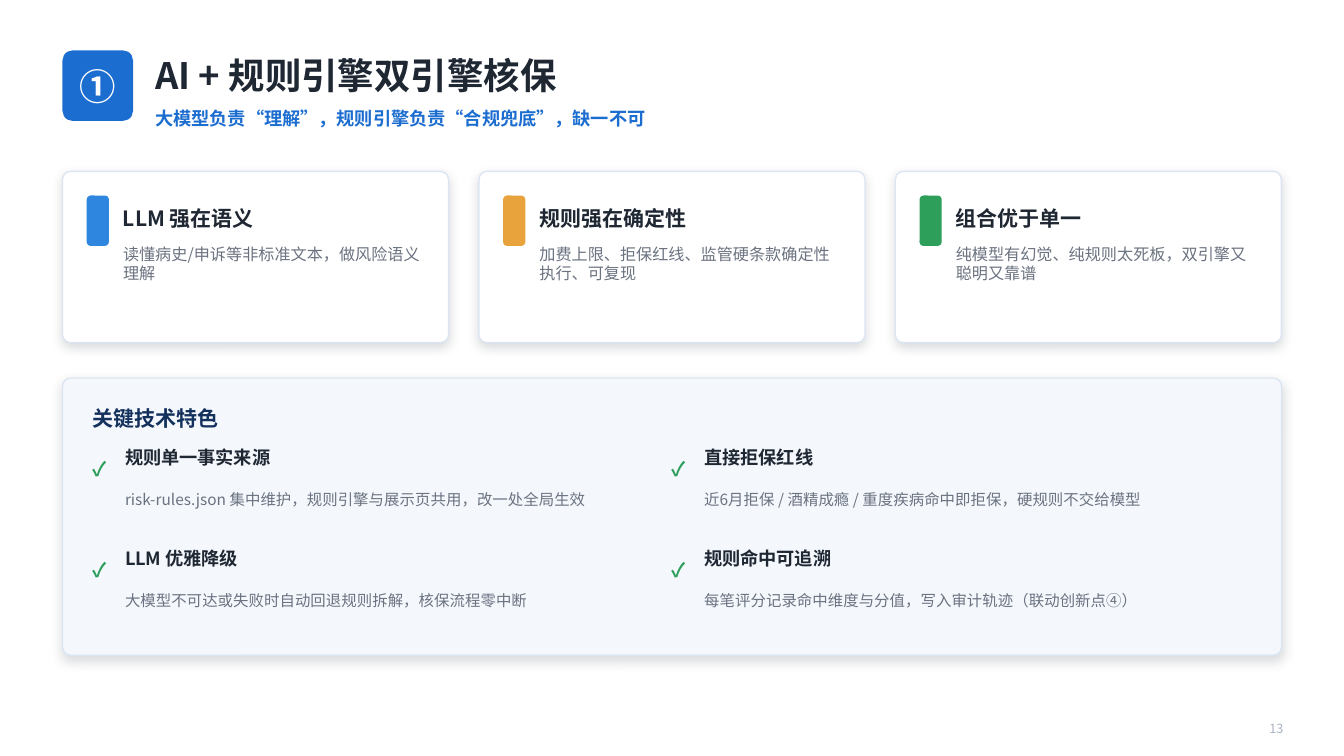
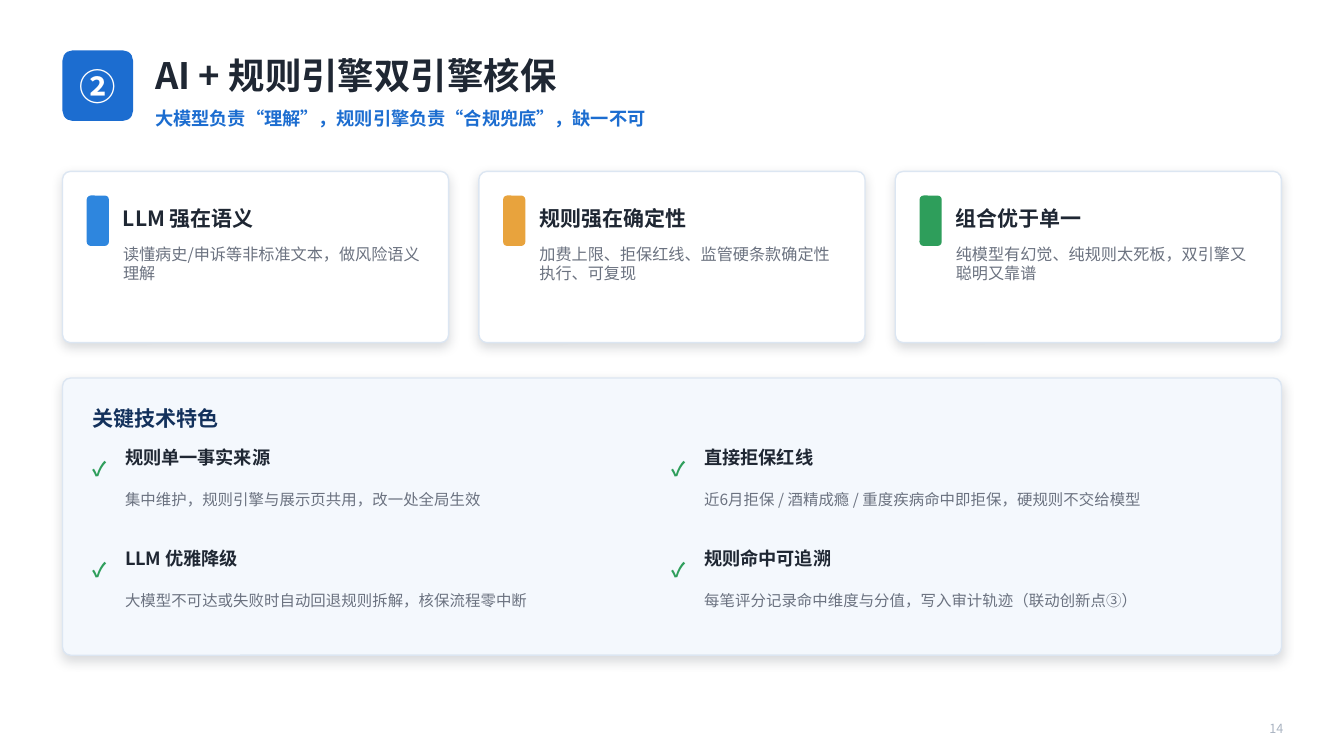
Before and after one commit to housenchuan/AICompetition, a slide deck: slide 15 of docs/保险核保智能分级系统_路演_第10页对比版.pptx (slide 14 before the commit). Drawn at 1344x756 pixels with LibreOffice and Linux fonts; fonts in the diff are those of the drawing. Boxes give left, top, right and bottom in pixels: in the first picture for what was removed or moved away, otherwise in the second. Text is boxed around its words. In the diff, an @@ line names an element or a change of style, - is before the commit and + after.

```diff
--- a/docs/保险核保智能分级系统_路演_第10页对比版.pptx
+++ b/docs/保险核保智能分级系统_路演_第10页对比版.pptx
@@ text at [80,69,116,104]: text changed @@
-①
+②
@@ text at [125,492,480,507]: text changed @@
-risk-rules.json 集中维护，规则引擎与展示页共用，改一处全局生效
+集中维护，规则引擎与展示页共用，改一处全局生效
@@ text at [704,593,1137,608]: text changed @@
-每笔评分记录命中维度与分值，写入审计轨迹（联动创新点④）
+每笔评分记录命中维度与分值，写入审计轨迹（联动创新点③）
@@ text at [1269,724,1283,733]: text changed @@
-13
+14
```
Also in this commit, not shown: 17 other slides changed, 1 slide added, 2 slides removed, 1 other file.
